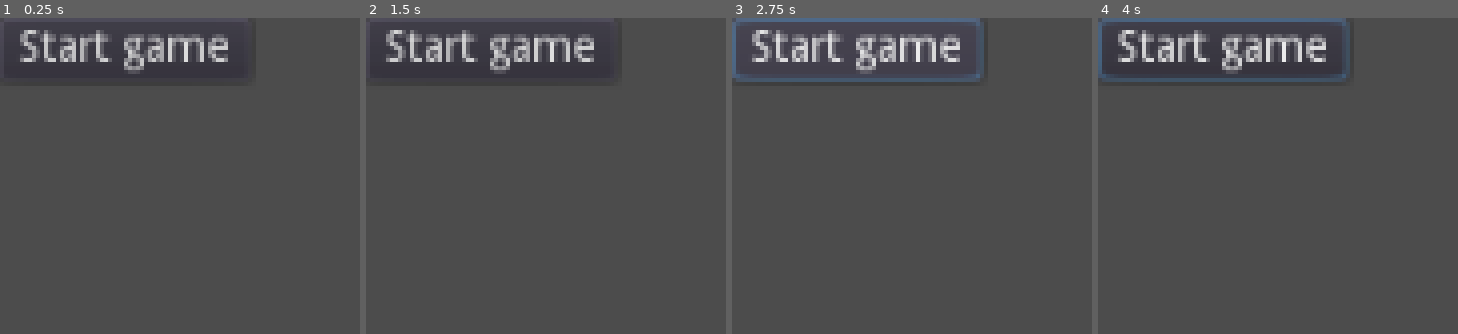
Above: before the commit, frames 1-4 (left to right).
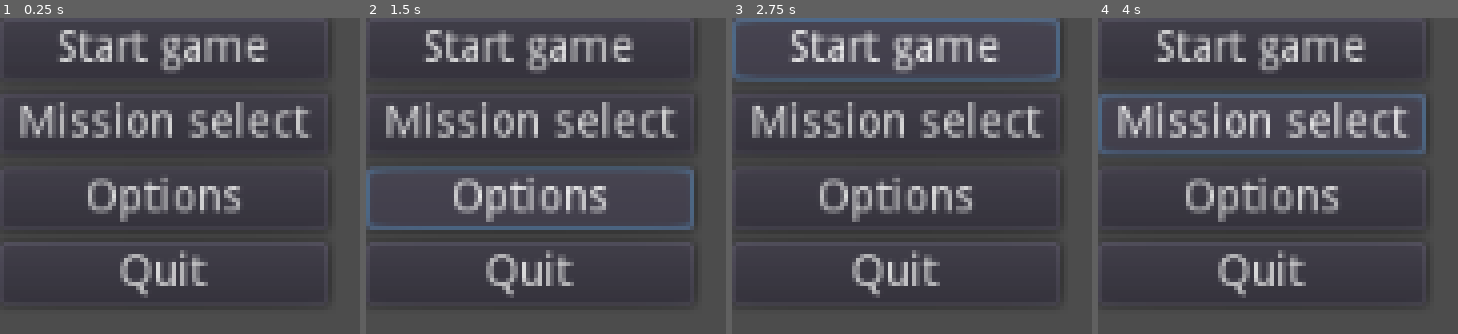
Above: after the commit, the same moments.

Repository: BlakeWiscombe/betrayal
Game: Godot game, scene res://Main menu.tscn
Same seed, same stepped clock (60 frames per second), same inputs: the game is played once before the commit and once after it.
Inputs (mouse positions are in pixels of both pictures, inside the frame that each line leads up to):
- Up to frame 1 (0.25 s): no input
- Up to frame 2 (1.5 s): click (531, 125) at 0.5 s, where only the run after the commit has a clickable "Mission select"; click (531, 198) at 1.25 s, where only the run after the commit has a clickable "Options"
- Up to frame 3 (2.75 s): click "Start game" at 2 s
- Up to frame 4 (4 s): click "Start game" at 2.75 s; click (1263, 125) at 3.5 s, where only the run after the commit has a clickable "Mission select"

The runs differ from the first frame. In frame 1, 14% of the frame differs, in the area x 5-86%, y 3-90%; in frame 2, 16%; in frame 3, 15%; in frame 4, 19%, in the area x 0-92%, y 0-90%.

Commit message:
Added 3d floor

Diff:
--- a/Betrayal.tscn
+++ b/Betrayal.tscn
@@ -1,3 +1,18 @@
-[gd_scene format=2]
+[gd_scene load_steps=3 format=2]
+
+[sub_resource type="PlaneMesh" id=1]
+size = Vector2( 20, 20 )
+
+[sub_resource type="ConcavePolygonShape" id=2]
+data = PoolVector3Array( 1, 0, 1, -1, 0, 1, 1, 0, -1, -1, 0, 1, -1, 0, -1, 1, 0, -1 )
 
 [node name="Betrayal" type="Spatial"]
+
+[node name="Floor" type="MeshInstance" parent="."]
+mesh = SubResource( 1 )
+material/0 = null
+
+[node name="StaticBody" type="StaticBody" parent="Floor"]
+
+[node name="CollisionShape" type="CollisionShape" parent="Floor/StaticBody"]
+shape = SubResource( 2 )
--- a/Main menu.tscn
+++ b/Main menu.tscn
@@ -4,8 +4,15 @@
 
 [node name="Main menu" type="Node2D"]
 
-[node name="Button" type="Button" parent="."]
-margin_right = 12.0
+[node name="VBoxContainer" type="VBoxContainer" parent="."]
+margin_right = 40.0
+margin_bottom = 40.0
+__meta__ = {
+"_edit_use_anchors_": false
+}
+
+[node name="Button" type="Button" parent="VBoxContainer"]
+margin_right = 105.0
 margin_bottom = 20.0
 text = "Start game"
 script = ExtResource( 1 )
@@ -13,4 +20,25 @@
 "_edit_use_anchors_": false
 }
 
-[connection signal="pressed" from="Button" to="." method="_on_Button_pressed"]
+[node name="Button2" type="Button" parent="VBoxContainer"]
+margin_top = 24.0
+margin_right = 105.0
+margin_bottom = 44.0
+text = "Mission select"
+__meta__ = {
+"_edit_use_anchors_": false
+}
+
+[node name="Button3" type="Button" parent="VBoxContainer"]
+margin_top = 48.0
+margin_right = 105.0
+margin_bottom = 68.0
+text = "Options"
+
+[node name="Button4" type="Button" parent="VBoxContainer"]
+margin_top = 72.0
+margin_right = 105.0
+margin_bottom = 92.0
+text = "Quit"
+
+[connection signal="pressed" from="VBoxContainer/Button" to="." method="_on_Button_pressed"]
